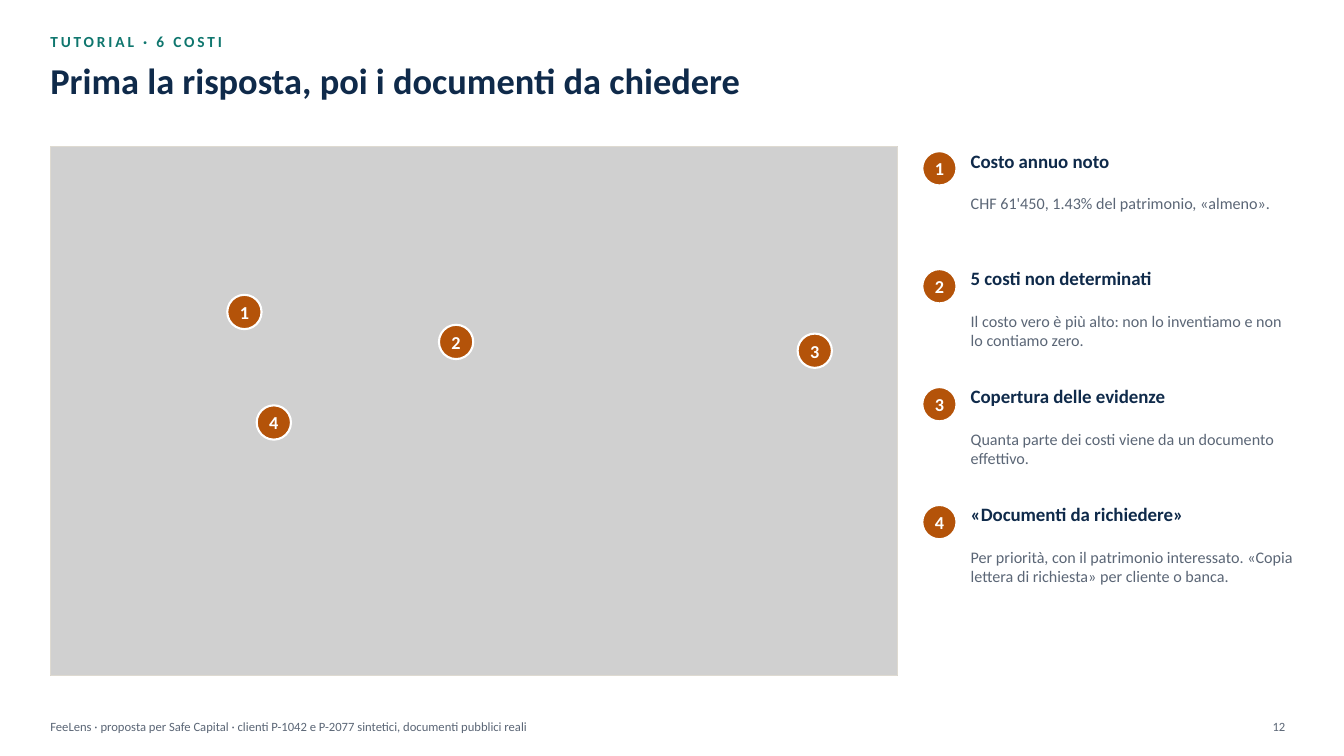
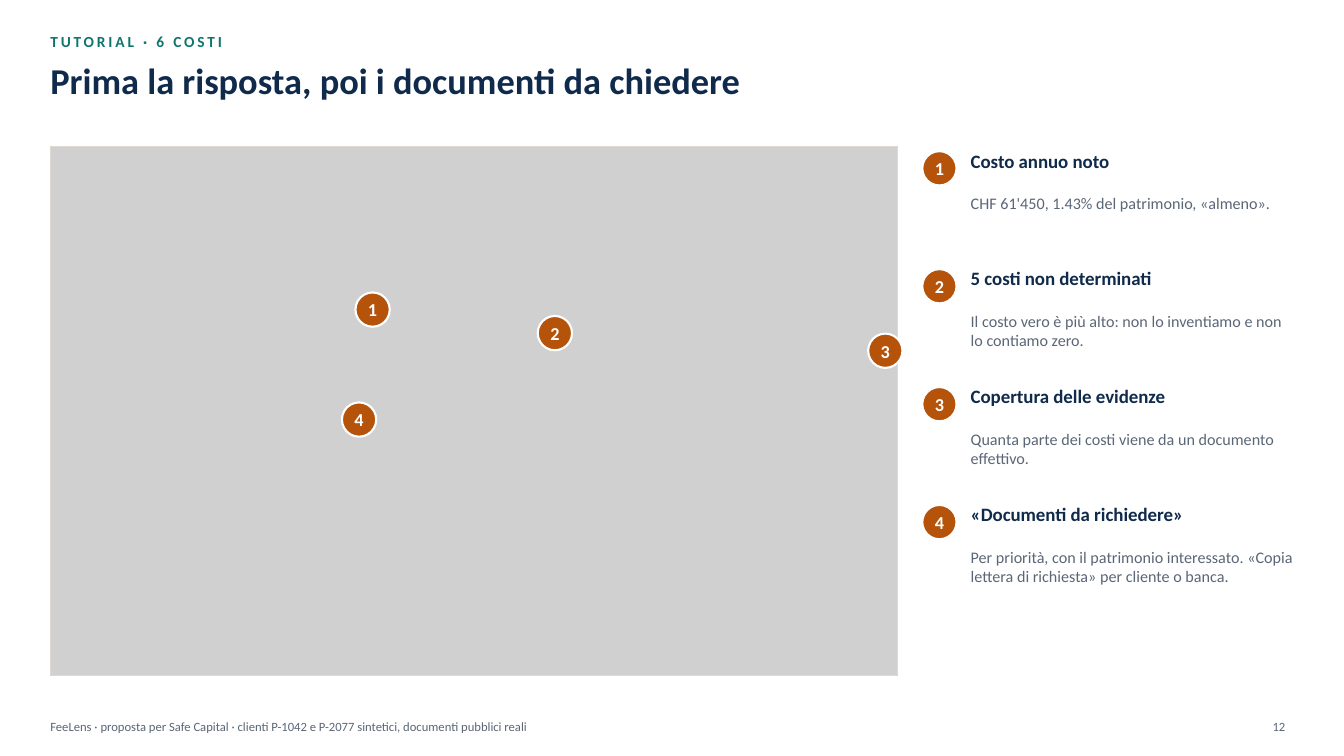
Before and after one commit to rossotti-alessandro/PortfolioCostEngine, a slide deck: slide 12 of slides/FeeLens_Proposta_IT.pptx. Drawn at 1344x756 pixels with LibreOffice and Linux fonts; fonts in the diff are those of the drawing; grey boxes stand for pictures. Boxes give left, top, right and bottom in pixels: in the first picture for what was removed or moved away, otherwise in the second. Text is boxed around its words. In the diff, an @@ line names an element or a change of style, - is before the commit and + after.

```diff
--- a/slides/FeeLens_Proposta_IT.pptx
+++ b/slides/FeeLens_Proposta_IT.pptx
@@ text "1": place and size @@
-text "1" at (240, 307, 249, 319)
+text "1" at (368, 304, 377, 316)
@@ ellipse: place and size @@
-ellipse at (227, 294, 261, 329)
+ellipse at (356, 292, 390, 327)
@@ text "2": place and size @@
-text "2" at (451, 337, 460, 349)
+text "2" at (550, 328, 559, 340)
@@ ellipse: place and size @@
-ellipse at (440, 325, 474, 359)
+ellipse at (537, 316, 572, 350)
@@ text "3": place and size @@
-text "3" at (810, 346, 819, 358)
+text "3" at (881, 346, 890, 358)
@@ ellipse: place and size @@
-ellipse at (798, 334, 832, 368)
+ellipse at (868, 334, 902, 368)
@@ text "4": place and size @@
-text "4" at (269, 417, 278, 429)
+text "4" at (354, 414, 363, 426)
@@ ellipse: place and size @@
-ellipse at (257, 405, 291, 440)
+ellipse at (342, 402, 376, 437)
```
Also in this commit, not shown: 16 other slides changed, 2 slides added, 36 other files.
